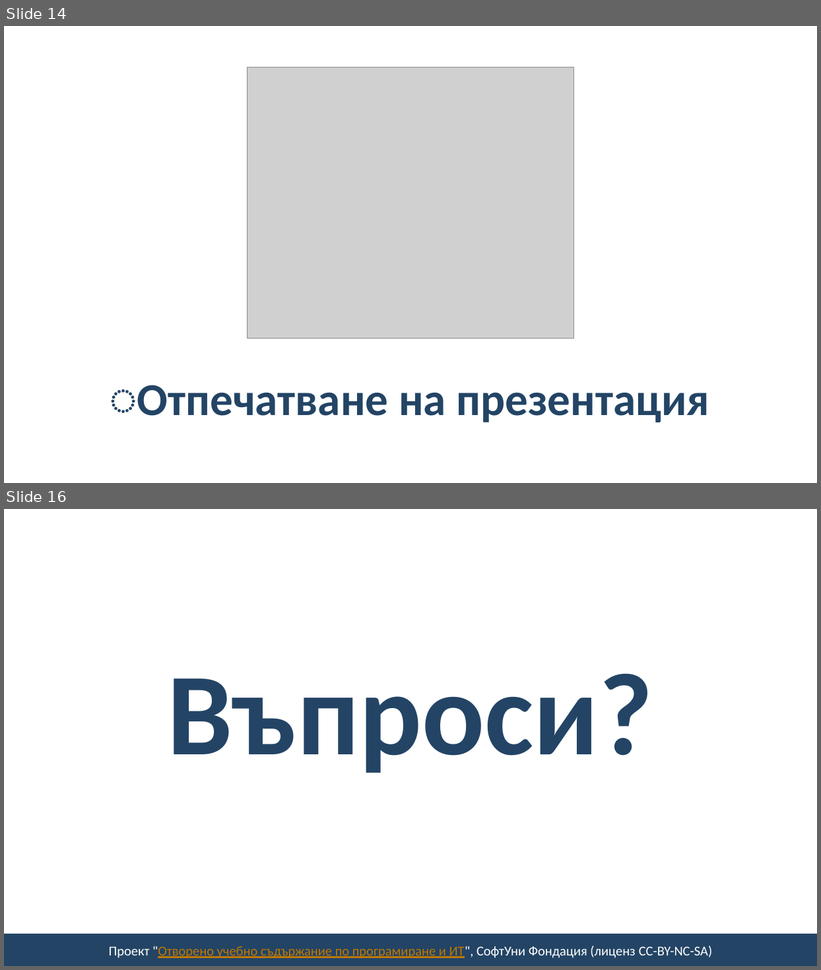
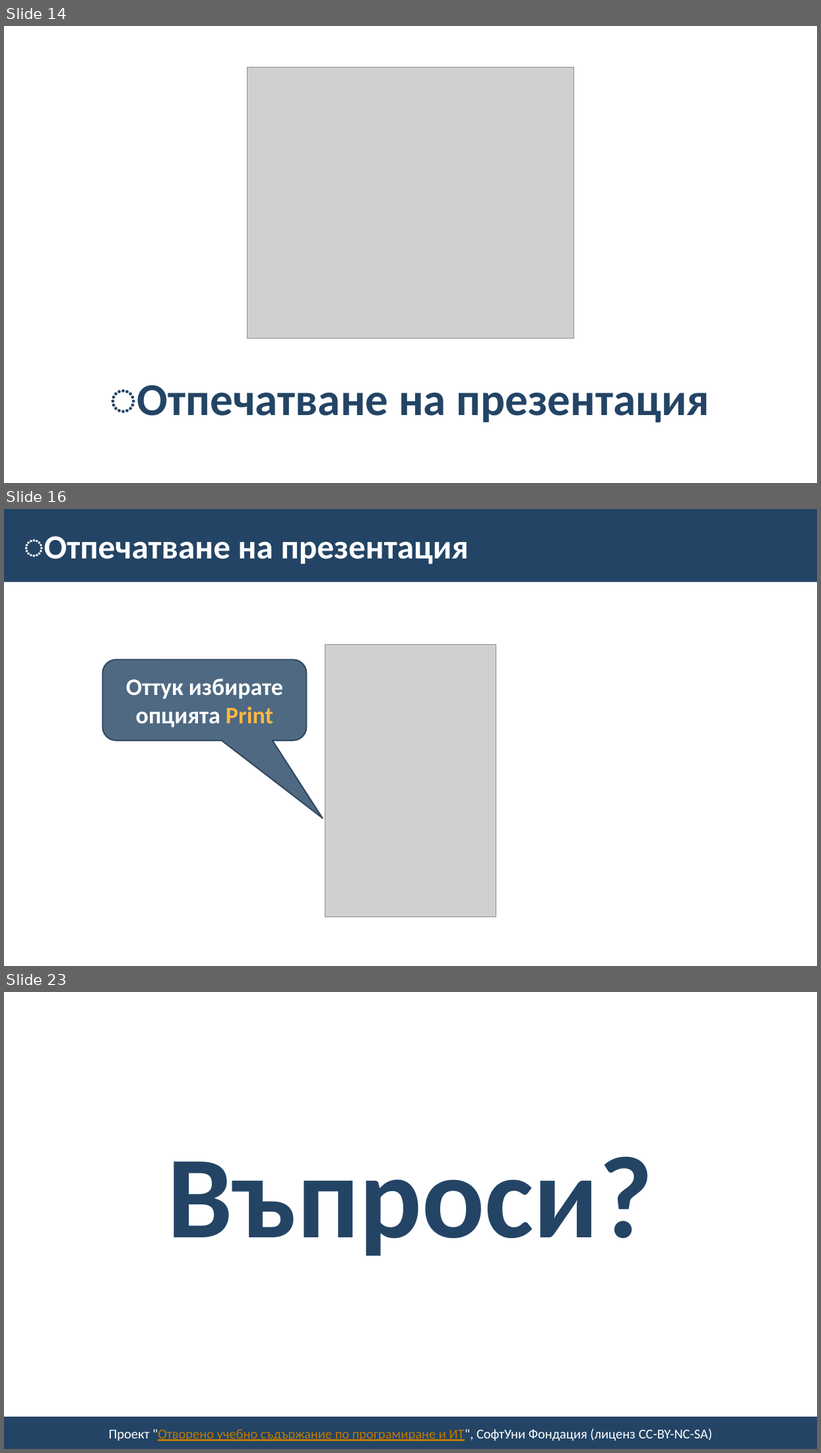
Before and after one commit to BG-IT-Edu/School-Programming, a slide deck: Courses/Computer-Modeling-and-IT/Computer-Modeling-and-IT-6-Class/19-Saving-Presentation-in-Different-File-Formats/19-Saving-Presentation-in-Different-File-Formats.pptx. Shown one above the other, each under a label of ours: slides 14 and 16 before the commit, slides 14, 16 and 23 after it; the slides between them are not shown. The pictures are 821x970 and 821x1453 pixels, drawn with LibreOffice and Linux fonts; fonts in the diff are those of the drawing; grey boxes stand for pictures; background and template pictures are left out. Boxes give left, top, right and bottom in pixels: in the first picture for what was removed or moved away, otherwise in the second. Text is boxed around its words. In the diff, an @@ line names an element or a change of style, - is before the commit and + after.

```diff
--- a/Courses/Computer-Modeling-and-IT/Computer-Modeling-and-IT-6-Class/19-Saving-Presentation-in-Different-File-Formats/19-Saving-Presentation-in-Different-File-Formats.pptx
+++ b/Courses/Computer-Modeling-and-IT/Computer-Modeling-and-IT-6-Class/19-Saving-Presentation-in-Different-File-Formats/19-Saving-Presentation-in-Different-File-Formats.pptx
@@ slide 16 added at box(4, 509, 817, 966), background #FFFFFF @@
@@ rectangle added at box(4, 509, 817, 582), fill #234465 @@
@@ title added at box(24, 536, 469, 564), 40 pt, text #FFFFFF, bold @@
+͏Отпечатване на презентация
@@ picture added at box(325, 644, 496, 917) @@
@@ rounded speech box added at box(103, 659, 307, 741), fill #234465 at 80% opacity, outline #1A334C 1.5 pt, 28 pt, text #FFFFFF, bold @@
+Оттук избирате опцията Print
@@ what was slide 16 is now slide 23 @@
```
Also in this commit, not shown: 2 slides changed, 6 other slides added.
